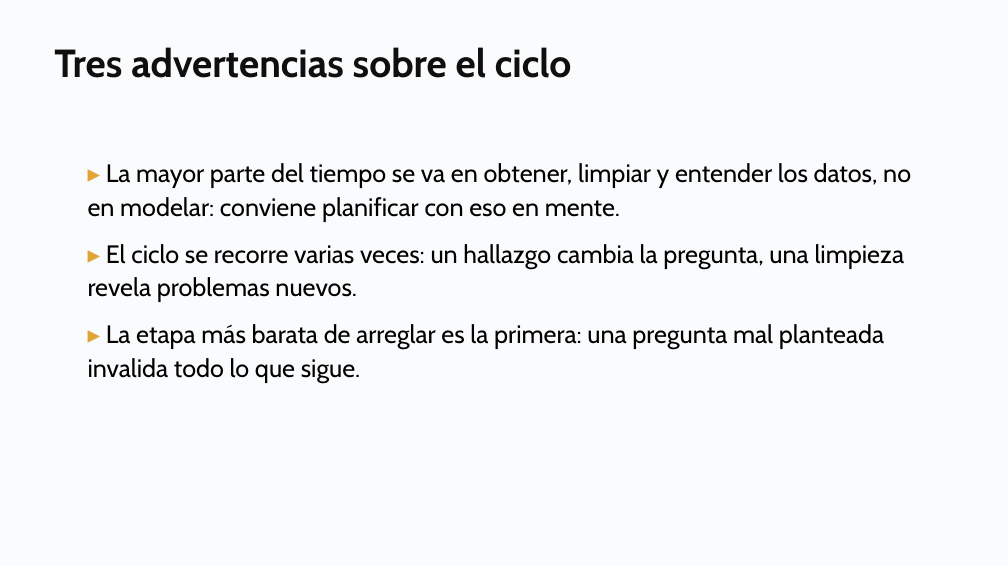
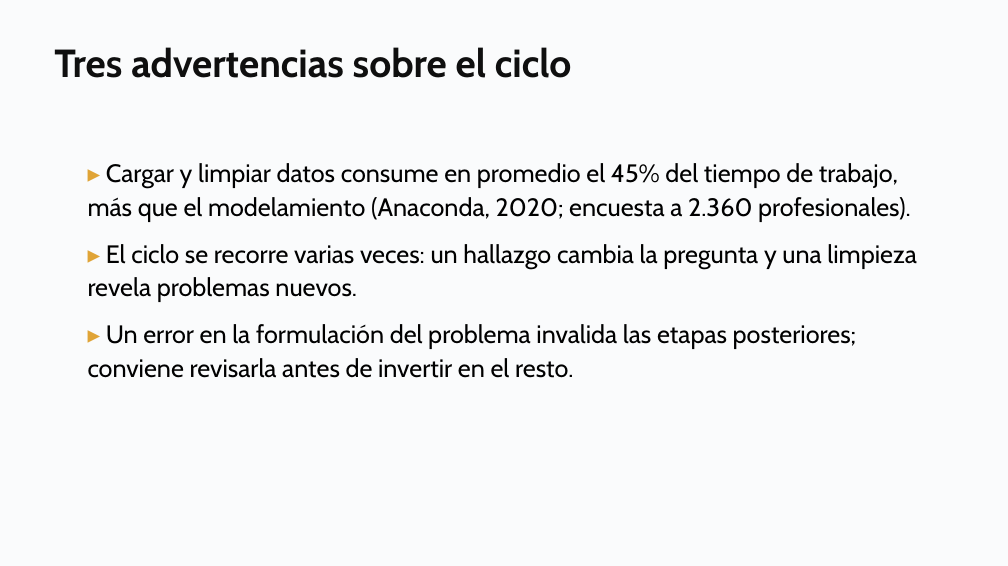
Before and after one commit to daniopitz/diplomado-cdd, a slide deck: slide 11 of presentaciones/clase01_fundamentos_ecosistema.pptx (slide 12 before the commit). Drawn at 1008x566 pixels with LibreOffice and Linux fonts; fonts in the diff are those of the drawing. Boxes give left, top, right and bottom in pixels: in the first picture for what was removed or moved away, otherwise in the second. Text is boxed around its words. In the diff, an @@ line names an element or a change of style, - is before the commit and + after.

```diff
--- a/presentaciones/clase01_fundamentos_ecosistema.pptx
+++ b/presentaciones/clase01_fundamentos_ecosistema.pptx
@@ text at [88,163,917,378]: text changed @@
-▸ La mayor parte del tiempo se va en obtener, limpiar y entender los datos, no en modelar: conviene planificar con eso en mente.
-▸ El ciclo se recorre varias veces: un hallazgo cambia la pregunta, una limpieza revela problemas nuevos.
-▸ La etapa más barata de arreglar es la primera: una pregunta mal planteada invalida todo lo que sigue.
+▸ Cargar y limpiar datos consume en promedio el 45% del tiempo de trabajo, más que el modelamiento (Anaconda, 2020; encuesta a 2.360 profesionales).
+▸ El ciclo se recorre varias veces: un hallazgo cambia la pregunta y una limpieza revela problemas nuevos.
+▸ Un error en la formulación del problema invalida las etapas posteriores; conviene revisarla antes de invertir en el resto.
```
Also in this commit, not shown: 8 other slides changed, 3 slides removed, 5 other files.
